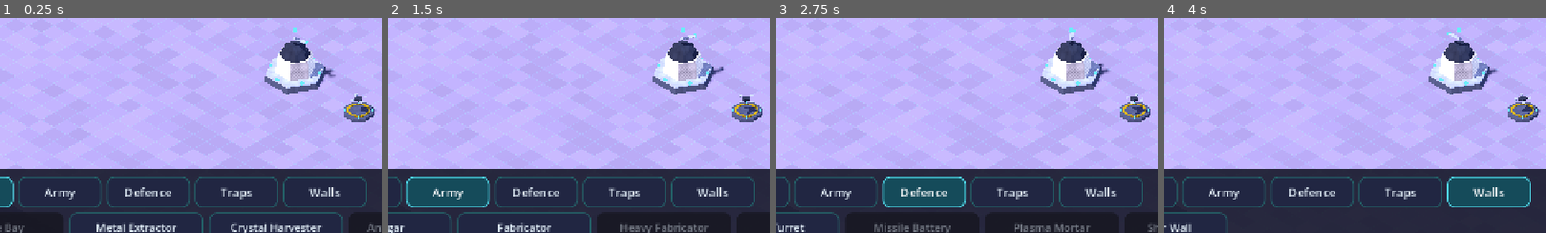
Above: before the commit, frames 1-4 (left to right).
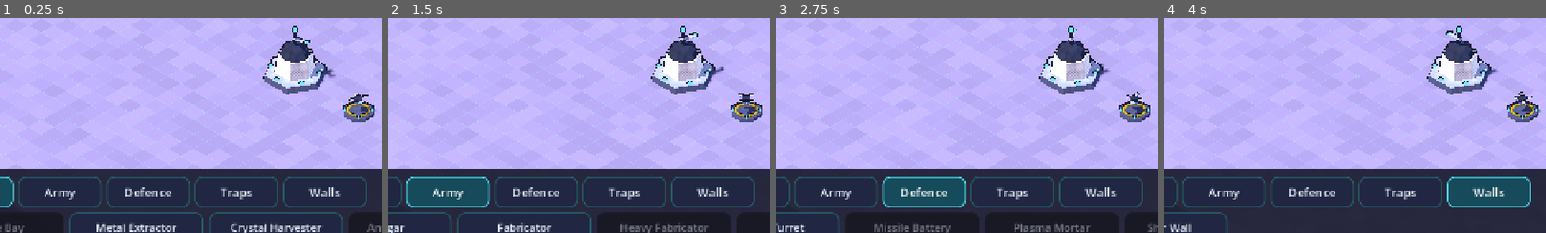
Above: after the commit, the same moments.

Repository: tarnan3751/space-game
Game: Godot game, scene res://scenes/main.tscn
Two runs of this game, one before a commit and one after it. Both use one fixed random seed, a clock stepped at 60 frames per second and the inputs below.
Inputs:
- Up to frame 1 (0.25 s): no input
- Up to frame 2 (1.5 s): click "Resources" at 0.5 s; click "Army" at 1.25 s
- Up to frame 3 (2.75 s): click "Defence" at 2 s
- Up to frame 4 (4 s): click "Traps" at 2.75 s; click "Walls" at 3.5 s
The pictures show only the part of the screen within x 11-61%, y 36-86%; the shares and areas given below are measured in that part.

The runs differ from the first frame. In frame 1, 0.4% of the frame differs, in the area x 68-98%, y 3-47%; in frame 2, 0.5%; in frame 3, 0.4%; in frame 4, 0.5%.

Commit message:
Give every model ink outline instances
BuildingModels.Meshes gains outline and spin_outline, the meshes LowPolyMesh.to_outline_mesh
builds for the body and the spinning part. create() and create_scaffold() add a
MeshInstance3D for each outline beside its body, with cast_shadow off, so the outlines are
drawn but never darken the shadow map; they carry OUTLINE_META so a view can tell them from
the bodies. The spinning part becomes a Node3D at the pivot carrying SPIN_META, with the
spinning mesh and its outline under it, so both turn together. A model now has at most
four MeshInstance3D, two of them outlines.

The model gallery's budget check counts the body instances only, found through the pivot,
since an outline repeats its body's triangles.

Diff:
--- a/src/game/building_models.gd
+++ b/src/game/building_models.gd
@@ -5,10 +5,12 @@
 ## contract any model keeps (and an imported one must keep): origin at the footprint centre
 ## on the ground, +Y up, fitting inside size x size cells.
 ##
-## A model is a Node3D holding one static MeshInstance3D and at most one spinning one, which
-## carries the SPIN_META meta (its speed in radians per second) and turns around Y while the
-## building is finished and idle. The meshes are built once per type and level and shared;
-## the nodes are per view. A level above a type's models shows its top model.
+## A model is a Node3D holding the static body's MeshInstance3D and its ink outline's, and at
+## most one spinning part: a Node3D at the pivot carrying the SPIN_META meta (its speed in
+## radians per second), which turns around Y while the building is finished and idle, with the
+## spinning mesh and its outline under it. So a model has at most four MeshInstance3D, two of
+## them outlines (OUTLINE_META), which cast no shadow. The meshes are built once per type and
+## level and shared; the nodes are per view. A level above a type's models shows its top model.
 ##
 ## Each category shares a look: resources stand on square slabs (tanks, drills), the army on
 ## slabs as halls and domes with big doors, defences on octagonal plinths, traps lie flat and
@@ -20,6 +22,8 @@
 ## the helpers they share are on Parts (models/parts.gd).
 
 const SPIN_META := "spin_speed"
+## Set on the outline instances, so a view can tell them from the bodies.
+const OUTLINE_META := "outline"
 
 const CoreModels := preload("res://src/game/models/core.gd")
 const ResourceModels := preload("res://src/game/models/resources.gd")
@@ -71,8 +75,11 @@
 ## A built model's meshes, shared by every view that shows it.
 class Meshes:
 	var body: ArrayMesh
+	## Null when no part is outlined.
+	var outline: ArrayMesh
 	## Null when nothing spins.
 	var spin: ArrayMesh
+	var spin_outline: ArrayMesh
 	var pivot := Vector3.ZERO
 	var speed := 0.0
 
@@ -100,15 +107,13 @@
 		else:
 			CoreModels.build_generic(p, size)
 		meshes = _store(key, p)
-	var body := MeshInstance3D.new()
-	body.mesh = meshes.body
-	root.add_child(body)
+	_add_instances(root, meshes.body, meshes.outline)
 	if meshes.spin != null:
-		var spinner := MeshInstance3D.new()
-		spinner.mesh = meshes.spin
+		var spinner := Node3D.new()
 		spinner.position = meshes.pivot
 		spinner.set_meta(SPIN_META, meshes.speed)
 		root.add_child(spinner)
+		_add_instances(spinner, meshes.spin, meshes.spin_outline)
 	return root
 
 
@@ -121,21 +126,34 @@
 		CoreModels.build_scaffold(p, size)
 		meshes = _store(key, p)
 	var root := Node3D.new()
-	var frame := MeshInstance3D.new()
-	frame.mesh = meshes.body
-	root.add_child(frame)
+	_add_instances(root, meshes.body, meshes.outline)
 	return root
 
 
 static func _store(key: String, p: Parts) -> Meshes:
 	var meshes := Meshes.new()
 	meshes.body = p.body.to_mesh()
+	meshes.outline = p.body.to_outline_mesh()
 	if p.spin.triangle_count() > 0:
 		meshes.spin = p.spin.to_mesh()
+		meshes.spin_outline = p.spin.to_outline_mesh()
 		meshes.pivot = p.pivot
 		meshes.speed = p.speed
 	_cache[key] = meshes
 	return meshes
+
+
+## A body's MeshInstance3D under `parent`, and its outline's beside it (casting no shadow).
+static func _add_instances(parent: Node3D, body: ArrayMesh, outline: ArrayMesh) -> void:
+	var instance := MeshInstance3D.new()
+	instance.mesh = body
+	parent.add_child(instance)
+	if outline != null:
+		var ink := MeshInstance3D.new()
+		ink.mesh = outline
+		ink.cast_shadow = GeometryInstance3D.SHADOW_CASTING_SETTING_OFF
+		ink.set_meta(OUTLINE_META, true)
+		parent.add_child(ink)
 
 
 static func _build(p: Parts, type: String, level: int) -> void:
--- a/tools/harness/scenarios/model_gallery.gd
+++ b/tools/harness/scenarios/model_gallery.gd
@@ -1,8 +1,9 @@
 extends HarnessScenario
 ## The model gallery: one BuildingView per building type and level in the catalog, laid out on
 ## the grid in category rows, with an overview screenshot of each page of rows and a close-up
-## of each row. Checks every model against the budget: at most two MeshInstance3D and at most
-## MAX_TRIANGLES triangles (SMALL_TRIANGLES for traps and walls).
+## of each row. Checks every model against the budget: at most two body MeshInstance3D (the
+## outline instances aside) and at most MAX_TRIANGLES triangles in them (SMALL_TRIANGLES for
+## traps and walls).
 ##
 ## Rows follow the catalog's categories: "core" (the Command Center), then catalog.categories
 ## in tab order. The views hang under a Node3D of the scenario's own under main, not under
@@ -96,18 +97,24 @@
 	var limit := SMALL_TRIANGLES if SMALL_CATEGORIES.has(entry["category"]) else MAX_TRIANGLES
 	for level: int in range(1, int(entry["levels"]) + 1):
 		var model := BuildingModels.create(type, level, entry["size"])
-		var instances := 0
+		var bodies := _bodies(model)
 		var triangles := 0
-		for child: Node in model.get_children():
-			if child is MeshInstance3D:
-				instances += 1
-				var mesh: Mesh = (child as MeshInstance3D).mesh
-				for surface: int in mesh.get_surface_count():
-					var vertices: PackedVector3Array = mesh.surface_get_arrays(surface)[Mesh.ARRAY_VERTEX]
-					triangles += vertices.size() / 3
+		for body: MeshInstance3D in bodies:
+			var vertices: PackedVector3Array = body.mesh.surface_get_arrays(0)[Mesh.ARRAY_VERTEX]
+			triangles += vertices.size() / 3
 		model.free()
-		check(instances >= 1 and instances <= 2 and triangles <= limit,
-			"%s %d: %d mesh instance(s), %d triangles (limit %d)" % [type, level, instances, triangles, limit])
+		check(bodies.size() >= 1 and bodies.size() <= 2 and triangles <= limit,
+			"%s %d: %d body instance(s), %d triangles (limit %d)" % [type, level, bodies.size(), triangles, limit])
+
+
+## The model's body mesh instances (not the outlines), the spinning one included.
+func _bodies(node: Node) -> Array[MeshInstance3D]:
+	var bodies: Array[MeshInstance3D] = []
+	for child: Node in node.get_children():
+		if child is MeshInstance3D and not child.has_meta(BuildingModels.OUTLINE_META):
+			bodies.append(child as MeshInstance3D)
+		bodies.append_array(_bodies(child))
+	return bodies
 
 
 ## Rows of models, category by category, each row as wide as the grid allows:
